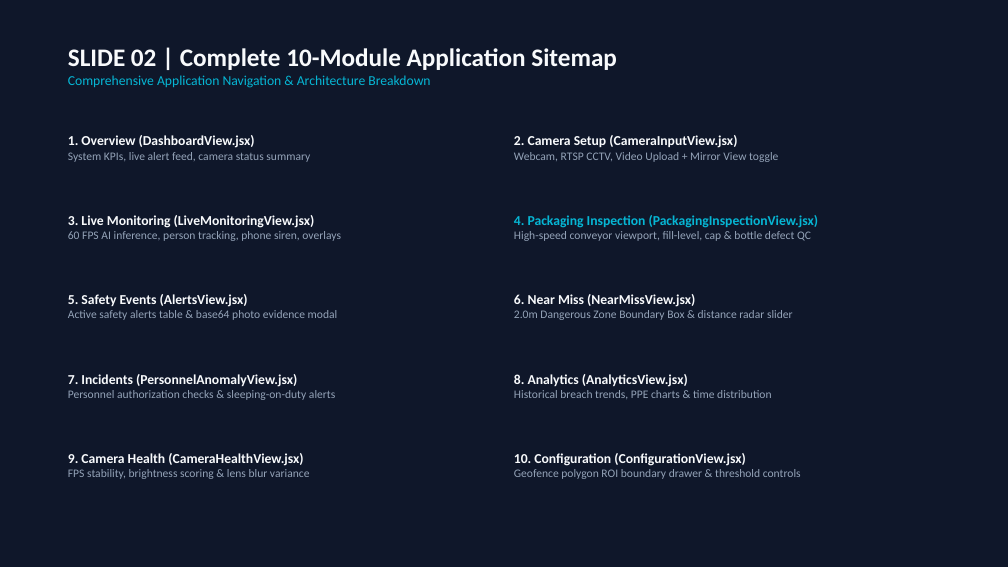
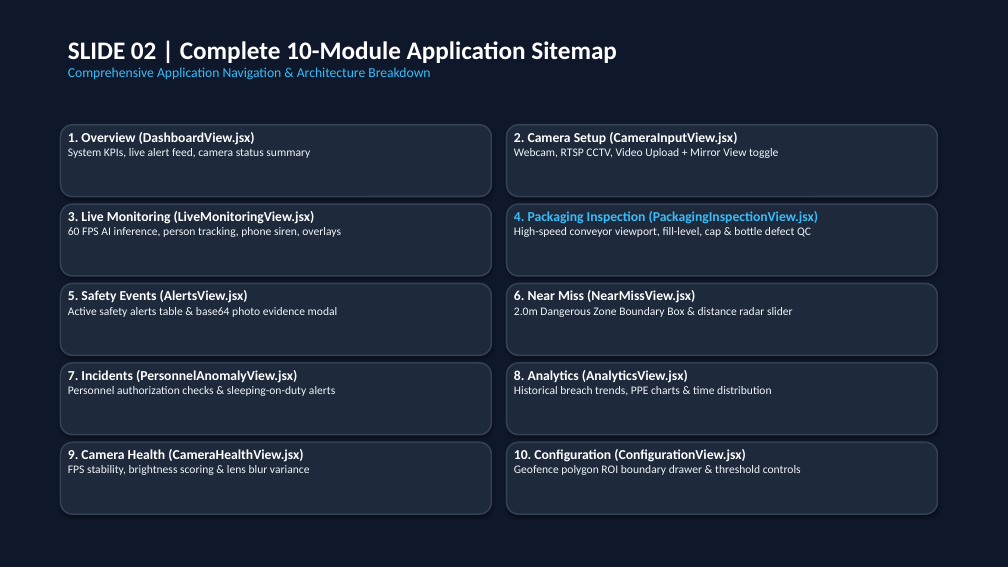
Before and after one commit to Shiv-Kumar005023/IGL, a slide deck: slide 2 of docs_and_reports/IGL_VisionGuard_AI_Presentation.pptx. Drawn at 1008x567 pixels with LibreOffice and Linux fonts; fonts in the diff are those of the drawing. Boxes give left, top, right and bottom in pixels: in the first picture for what was removed or moved away, otherwise in the second. Text is boxed around its words. In the diff, an @@ line names an element or a change of style, - is before the commit and + after.

Commit message:
Update PowerPoint PPTX text colors to ultra-bright high-contrast white, cyan, and light slate across all 14 slides

```diff
--- a/docs_and_reports/IGL_VisionGuard_AI_Presentation.pptx
+++ b/docs_and_reports/IGL_VisionGuard_AI_Presentation.pptx
@@ text "SLIDE 02 | Complete 10-Module ...": place and size @@
-text "SLIDE 02 | Complete 10-Module ..." at bbox=[68, 48, 617, 88]
+text "SLIDE 02 | Complete 10-Module ..." at bbox=[68, 41, 617, 80]
@@ text "SLIDE 02 | Complete 10-Module ..." at bbox=[68, 41, 617, 80]: text colour #F8FAFC to #FFFFFF in "SLIDE 02 | Complete 10-Module Application Sitemap"; text colour #06B6D4 to #38BDF8 in "Comprehensive Application Navigation & Architecture Breakdow ..." @@
@@ text "1. Overview (DashboardView.jsx)" at bbox=[68, 132, 310, 158]: text colour #F8FAFC to #FFFFFF in "1. Overview (DashboardView.jsx)"; text colour #94A3B8 to #F1F5F9 in "System KPIs, live alert feed, camera status ..." @@
@@ rounded rectangle added at bbox=[60, 125, 492, 197], fill #1E293B, outline #334155 1.5 pt @@
@@ text "2. Camera Setup (CameraInputView.jsx)" at bbox=[514, 132, 778, 158]: text colour #F8FAFC to #FFFFFF in "2. Camera Setup (CameraInputView.jsx)"; text colour #94A3B8 to #F1F5F9 in "Webcam, RTSP CCTV, Video Upload + Mirror ..." @@
@@ rounded rectangle added at bbox=[507, 125, 938, 197], fill #1E293B, outline #334155 1.5 pt @@
@@ text "3. Live Monitoring (LiveMonitoringView.jsx)" at bbox=[68, 211, 341, 237]: text colour #F8FAFC to #FFFFFF in "3. Live Monitoring (LiveMonitoringView.jsx)"; text colour #94A3B8 to #F1F5F9 in "60 FPS AI inference, person tracking, phone ..." @@
@@ rounded rectangle added at bbox=[60, 204, 492, 276], fill #1E293B, outline #334155 1.5 pt @@
@@ text "4. Packaging Inspection (PackagingInspectionView.jsx)" at bbox=[514, 211, 819, 237]: text colour #06B6D4 to #38BDF8 in "4. Packaging Inspection (PackagingInspectionView.jsx)"; text colour #94A3B8 to #F1F5F9 in "High-speed conveyor viewport, fill-level, cap & bottle ..." @@
@@ rounded rectangle added at bbox=[507, 204, 938, 276], fill #1E293B, outline #334155 1.5 pt @@
@@ text "5. Safety Events (AlertsView.jsx)" at bbox=[68, 290, 338, 317]: text colour #F8FAFC to #FFFFFF in "5. Safety Events (AlertsView.jsx)"; text colour #94A3B8 to #F1F5F9 in "Active safety alerts table & base64 photo ..." @@
@@ rounded rectangle added at bbox=[60, 284, 492, 355], fill #1E293B, outline #334155 1.5 pt @@
@@ text "6. Near Miss (NearMissView.jsx)" at bbox=[514, 290, 793, 317]: text colour #F8FAFC to #FFFFFF in "6. Near Miss (NearMissView.jsx)"; text colour #94A3B8 to #F1F5F9 in "2.0m Dangerous Zone Boundary Box & distance ..." @@
@@ rounded rectangle added at bbox=[507, 284, 938, 355], fill #1E293B, outline #334155 1.5 pt @@
@@ text "7. Incidents (PersonnelAnomalyView.jsx)" at bbox=[68, 370, 335, 396]: text colour #F8FAFC to #FFFFFF in "7. Incidents (PersonnelAnomalyView.jsx)"; text colour #94A3B8 to #F1F5F9 in "Personnel authorization checks & sleeping-on-duty alerts" @@
@@ rounded rectangle added at bbox=[60, 363, 492, 435], fill #1E293B, outline #334155 1.5 pt @@
@@ text "8. Analytics (AnalyticsView.jsx)" at bbox=[514, 370, 771, 395]: text colour #F8FAFC to #FFFFFF in "8. Analytics (AnalyticsView.jsx)"; text colour #94A3B8 to #F1F5F9 in "Historical breach trends, PPE charts & time ..." @@
@@ rounded rectangle added at bbox=[507, 363, 938, 435], fill #1E293B, outline #334155 1.5 pt @@
@@ text "9. Camera Health (CameraHealthView.jsx)" at bbox=[68, 449, 310, 475]: text colour #F8FAFC to #FFFFFF in "9. Camera Health (CameraHealthView.jsx)"; text colour #94A3B8 to #F1F5F9 in "FPS stability, brightness scoring & lens blur ..." @@
@@ rounded rectangle added at bbox=[60, 442, 492, 514], fill #1E293B, outline #334155 1.5 pt @@
@@ text "10. Configuration (ConfigurationView.jsx)" at bbox=[514, 449, 801, 475]: text colour #F8FAFC to #FFFFFF in "10. Configuration (ConfigurationView.jsx)"; text colour #94A3B8 to #F1F5F9 in "Geofence polygon ROI boundary drawer & threshold ..." @@
@@ rounded rectangle added at bbox=[507, 442, 938, 514], fill #1E293B, outline #334155 1.5 pt @@
```
Also in this commit, not shown: 13 other slides changed.
